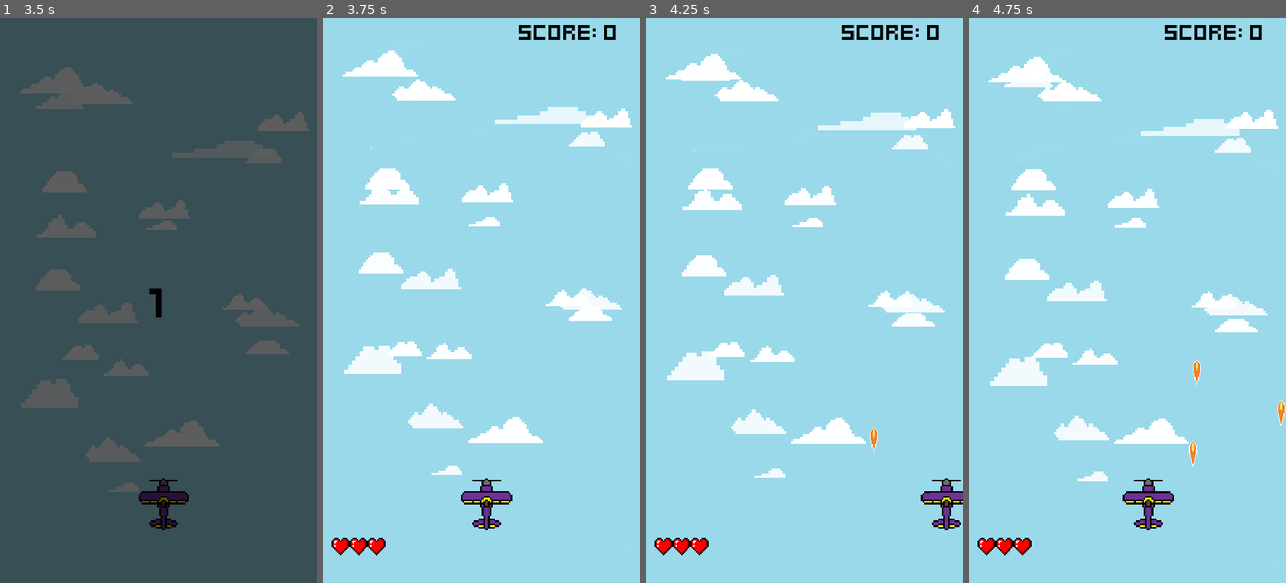
Above: before the commit, frames 1-4 (left to right).
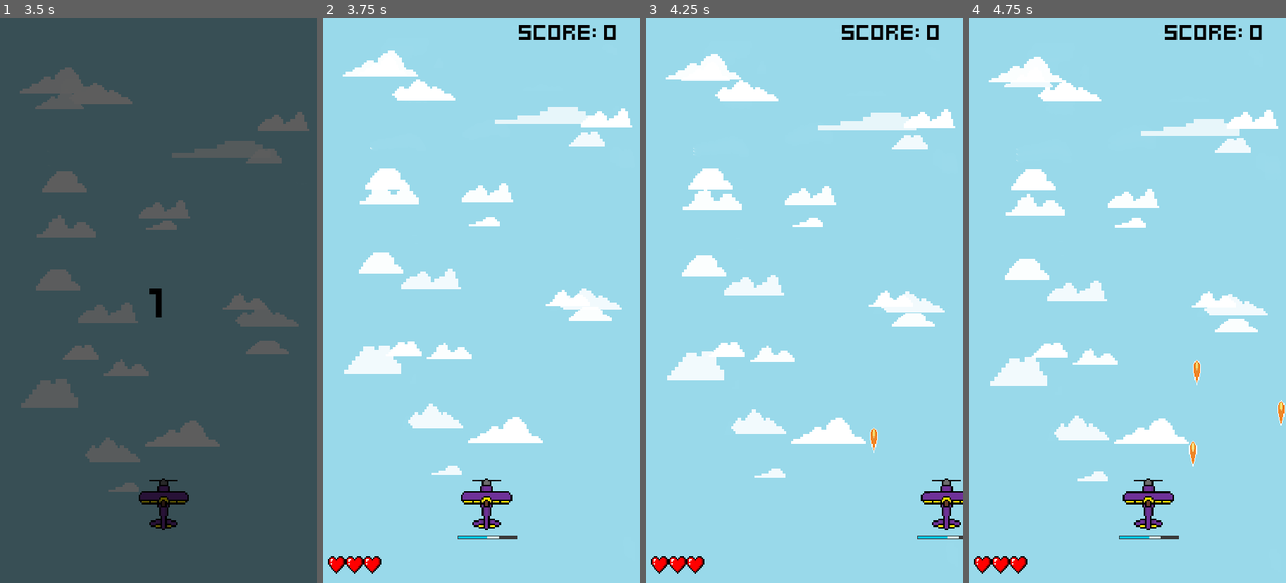
Above: after the commit, the same moments.

Repository: edmundyu2008/LeBombJames
Game: Godot game, scene res://UI/main_menu.tscn
Same seed, same stepped clock (60 frames per second), same inputs: the game is played once before the commit and once after it.
Inputs (mouse positions are in pixels of both pictures, inside the frame that each line leads up to):
- Up to frame 1 (3.5 s): click (88, 311) at 0.5 s; tap Enter (ui_accept) at 1.25, 1.52, 2.27 s; hold Right (ui_right) 1.28-2.03 s; hold Left (ui_left) 2.03-2.78 s; hold Right (ui_right) from 2.78 s (still down)
- Up to frame 2 (3.75 s): keep holding Right (ui_right)
- Up to frame 3 (4.25 s): keep holding Right (ui_right); tap Enter (ui_accept) at 3.77 s
- Up to frame 4 (4.75 s): release Right (ui_right) at 4.28 s; hold Left (ui_left) from 4.28 s (still down); tap Enter (ui_accept) at 4.52 s

Frame 1 is identical in both runs. In frame 2, 0.8% of the frame differs, in the area x 1-62%, y 91-99%; in frame 3, 0.8%; in frame 4, 0.8%.

Commit message:
make energy with components

Diff:
--- a/components/player_destroyed_component.gd
+++ b/components/player_destroyed_component.gd
@@ -3,8 +3,10 @@
 @export var actor: Node2D
 @export var player_health_component: PlayerHealthComponent
 
+
 func _ready() -> void:
 	player_health_component.no_player_health.connect(destroy)
 
+
 func destroy() -> void:
 	actor.queue_free()
--- a/main.tscn
+++ b/main.tscn
@@ -27,10 +27,14 @@
 text = "SCORE"
 
 [node name="Hearts" type="TextureRect" parent="."]
-offset_left = 15.0
-offset_top = 883.0
-offset_right = 269.0
-offset_bottom = 1137.0
+anchors_preset = 2
+anchor_top = 1.0
+anchor_bottom = 1.0
+offset_left = 8.00005
+offset_top = 914.0
+offset_right = 262.0
+offset_bottom = 1168.0
+grow_vertical = 0
 scale = Vector2(0.12, 0.12)
 texture = ExtResource("9_6brik")
 expand_mode = 1
--- a/player_plane/plane.gd
+++ b/player_plane/plane.gd
@@ -8,7 +8,8 @@
 @onready var player_hurt_component: PlayerHurtComponent = $PlayerHurtComponent as PlayerHurtComponent
 @onready var player_destroyed_component: PlayerDestroyedComponent = $PlayerDestroyedComponent as PlayerDestroyedComponent
 
-func _ready() -> void:
+
+func _ready():
 	fire_rate_timer.timeout.connect(fire_lasers)
 	player_health_component.player_health_changed.connect(func():
 		player_health.adjust_player_health()
--- a/player_plane/plane.tscn
+++ b/player_plane/plane.tscn
@@ -14,6 +14,7 @@
 [ext_resource type="Script" path="res://components/player_destroyed_component.gd" id="12_popir"]
 [ext_resource type="Script" path="res://components/player_health.gd" id="13_gr61j"]
 [ext_resource type="Resource" uid="uid://crfoy43it46ev" path="res://game_stats.tres" id="14_imwu1"]
+[ext_resource type="PackedScene" uid="uid://c0ap7bfgjphxk" path="res://player_plane/playerenergybar.tscn" id="15_54fp3"]
 
 [sub_resource type="SpriteFrames" id="SpriteFrames_87lq6"]
 animations = [{
@@ -84,3 +85,9 @@
 [node name="PlayerHealth" type="Node" parent="."]
 script = ExtResource("13_gr61j")
 game_stats = ExtResource("14_imwu1")
+
+[node name="PlayerEnergyBar" parent="." instance=ExtResource("15_54fp3")]
+offset_left = -50.0
+offset_top = 52.0
+offset_right = 50.0
+offset_bottom = 56.0
--- /dev/null
+++ b/player_plane/playerenergybar.tscn
@@ -0,0 +1,80 @@
+[gd_scene load_steps=6 format=3 uid="uid://c0ap7bfgjphxk"]
+
+[sub_resource type="StyleBoxEmpty" id="StyleBoxEmpty_mjbp0"]
+
+[sub_resource type="StyleBoxFlat" id="StyleBoxFlat_5dkot"]
+bg_color = Color(0, 0.788235, 0.968627, 1)
+
+[sub_resource type="GDScript" id="GDScript_83qgt"]
+script/source = "extends ProgressBar
+
+@onready var player_energy_lost_bar = $PlayerEnergyLostBar
+@onready var timer = $Timer
+
+var energy = 0 : set = _set_energy
+
+func _set_energy(new_energy):
+	var prev_energy = energy
+	energy = min(max_value, new_energy)
+	value = energy
+
+	if energy <= 0:
+		queue_free
+
+	if energy < prev_energy:
+		timer.start()
+
+	else:
+		player_energy_lost_bar.value = energy
+
+func init_energy(_energy):
+	max_value = _energy
+	energy = _energy
+	value = energy
+	player_energy_lost_bar.max_value = energy
+	player_energy_lost_bar.value = energy
+
+func _on_timer_timeout():
+	player_energy_lost_bar.value = energy
+"
+
+[sub_resource type="StyleBoxFlat" id="StyleBoxFlat_l0xtt"]
+bg_color = Color(0.228511, 0.228511, 0.228511, 1)
+expand_margin_left = 1.0
+expand_margin_top = 1.0
+expand_margin_right = 1.0
+expand_margin_bottom = 1.0
+shadow_color = Color(0, 0, 0, 0.254902)
+shadow_offset = Vector2(2.08165e-12, 1)
+
+[sub_resource type="StyleBoxFlat" id="StyleBoxFlat_33b6s"]
+bg_color = Color(0.835294, 0.992157, 1, 1)
+
+[node name="PlayerEnergyBar" type="ProgressBar"]
+z_index = 1
+offset_right = 100.0
+offset_bottom = 4.0
+theme_override_styles/background = SubResource("StyleBoxEmpty_mjbp0")
+theme_override_styles/fill = SubResource("StyleBoxFlat_5dkot")
+value = 50.0
+show_percentage = false
+script = SubResource("GDScript_83qgt")
+
+[node name="PlayerEnergyLostBar" type="ProgressBar" parent="."]
+z_index = -1
+layout_mode = 1
+anchors_preset = 15
+anchor_right = 1.0
+anchor_bottom = 1.0
+grow_horizontal = 2
+grow_vertical = 2
+theme_override_styles/background = SubResource("StyleBoxFlat_l0xtt")
+theme_override_styles/fill = SubResource("StyleBoxFlat_33b6s")
+value = 70.0
+show_percentage = false
+
+[node name="Timer" type="Timer" parent="."]
+wait_time = 0.2
+one_shot = true
+
+[connection signal="timeout" from="Timer" to="." method="_on_timer_timeout"]
Not shown: 1 places in player_plane/plane.tscn that only renumber resources
